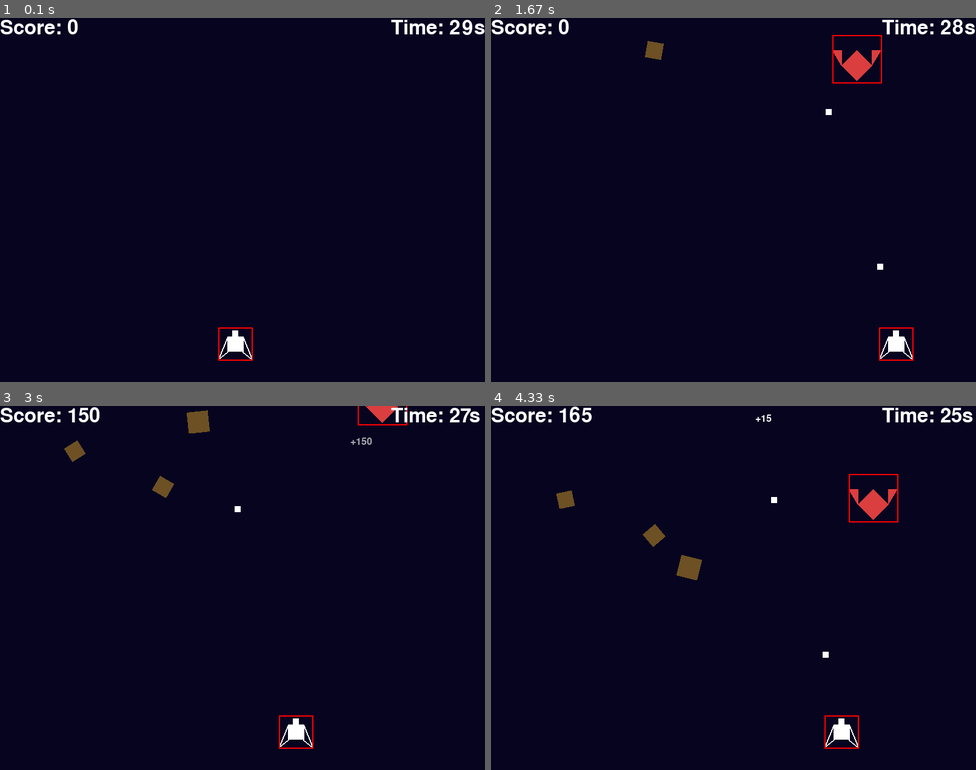
Above: before the commit, frames 1-4 (two rows, left to right).
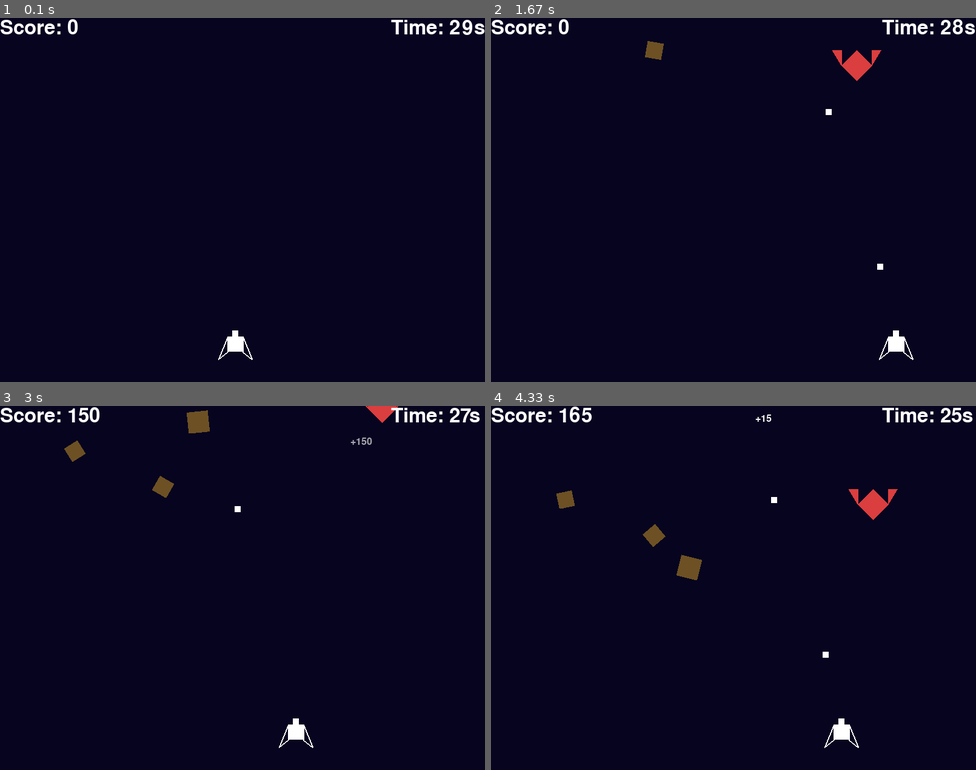
Above: after the commit, the same moments.

Repository: gnikkoch96/pygame-projects
Game: pygame game, started from test_game/shootemup_game/main.py
The game is run twice, just before and just after one commit, with the same random seed, the same clock (stepped at 60 frames per second) and the same inputs.
Inputs:
- Up to frame 1 (0.1 s): no input
- Up to frame 2 (1.67 s): tap Space at 0.33, 0.73, 1.03, 1.23, 1.53 s; hold Right 0.67-1.13 s; hold Right 1.17-1.63 s
- Up to frame 3 (3 s): hold Left 1.67-2.2 s; tap Space at 1.73, 2.03, 2.3, 2.6, 2.73 s; hold Left 2.23-2.63 s; hold Right from 2.67 s (still down)
- Up to frame 4 (4.33 s): tap Space at 3.03, 3.4, 3.7, 3.9, 4.2 s; release Right at 3.3 s; hold Left 3.33-3.8 s; hold Right 3.83-4.3 s

The runs differ from the first frame. In frame 1, less than 0.1% of the frame differs, in the area x 45-53%, y 85-95%; in frame 2, 0.2%, in the area x 70-88%, y 4-95%; in frame 3, 0.1%; in frame 4, 0.2%.

Commit message:
feat: removed code that draws hitbox on screen

Diff:
--- a/test_game/shootemup_game/entities/enemy.py
+++ b/test_game/shootemup_game/entities/enemy.py
@@ -1,4 +1,5 @@
 import pygame
+import random
 from typing import List, Union
 from entities.bullet import BulletOwner, BulletDirection
 from entities.pools.bullet_pool import BulletPool
@@ -10,7 +11,7 @@
     RED_COLOR = "#db3e3e"
     GREEN_COLOR = "#3edb6d"
 
-    def __init__(self, x: int, y: int, hp: int, bullet_pool: BulletPool, speed: int = 2, shot_cooldown: int = 1000):
+    def __init__(self, x: int, y: int, hp: int, bullet_pool: BulletPool, speed: int = 3, shot_cooldown: int = 1000):
         self.x = x
         self.y = y
         self.hp = hp
@@ -23,8 +24,6 @@
         self.is_alive: bool = True
         self.bullet_pool = bullet_pool
         self.hitbox = pygame.Rect(self.x, self.y, self.width + 32, self.height + 30)
-
-
 
     def shoot(self):
         current_time = pygame.time.get_ticks()
@@ -94,4 +93,4 @@
                     width=0)
 
         # hitbox
-        pygame.draw.rect(screen, pygame.Color("red"), self.hitbox, width=2)
+        # pygame.draw.rect(screen, pygame.Color("red"), self.hitbox, width=2)
--- a/test_game/shootemup_game/entities/player.py
+++ b/test_game/shootemup_game/entities/player.py
@@ -63,7 +63,7 @@
                             width=2)
 
         # hitbox
-        pygame.draw.rect(screen, pygame.Color("red"), self.hitbox, width=2)
+        # pygame.draw.rect(screen, pygame.Color("red"), self.hitbox, width=2)
 
         # pygame.draw.polygon(screen,
         #     self.color,
